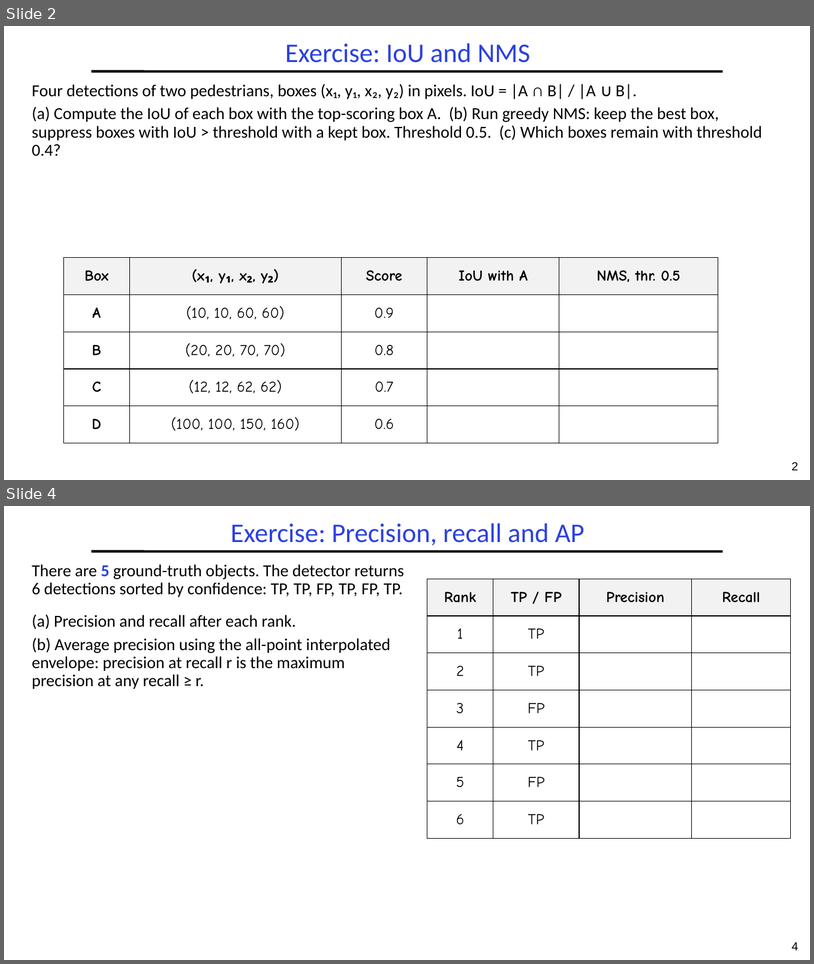
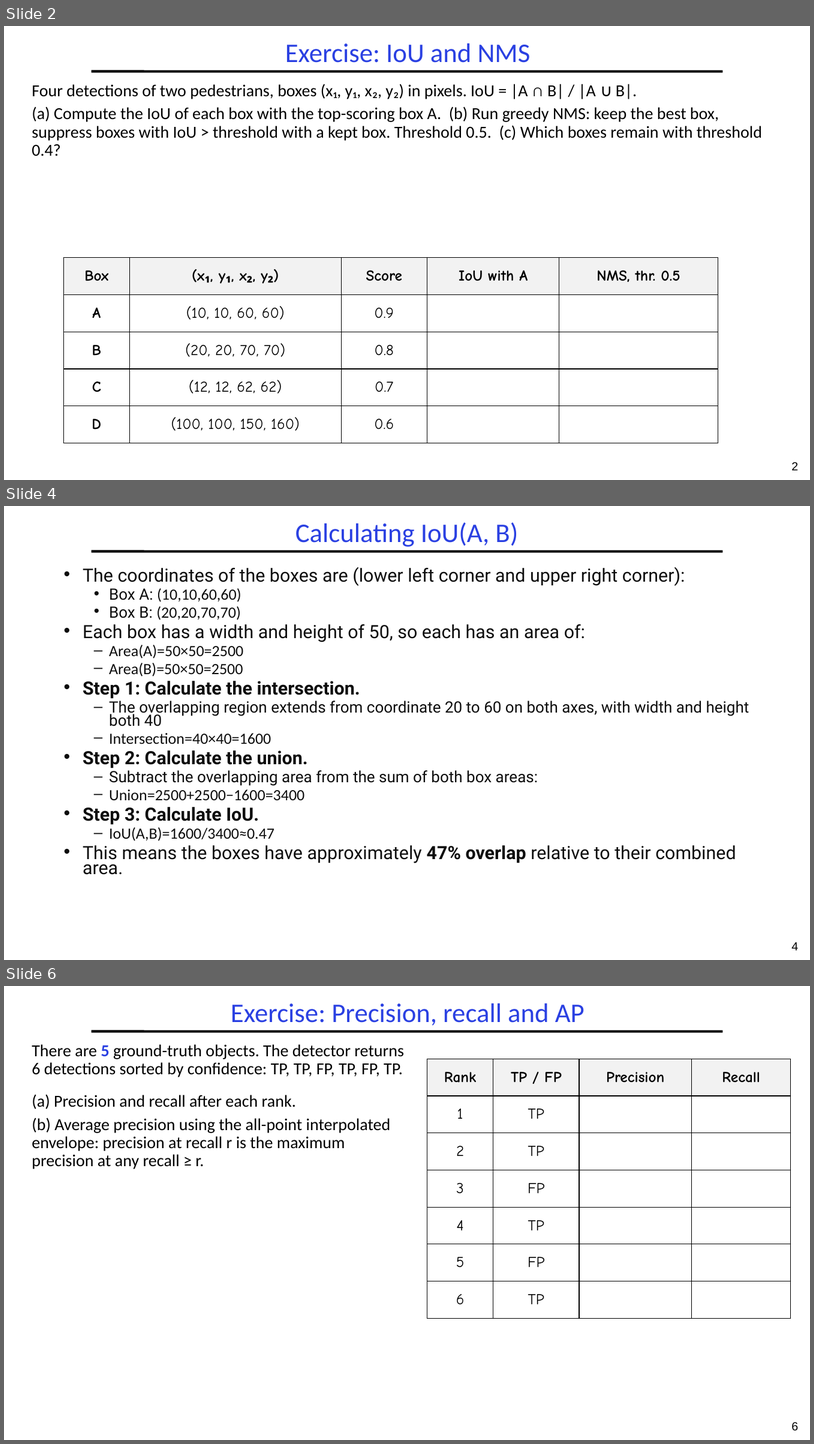
Before and after one commit to guhofstra/CSC144V, a slide deck: Exercises/L5-Exercises ANS.pptx. Shown one above the other, each under a label of ours: slides 2 and 4 before the commit, slides 2, 4 and 6 after it; the slides between them are not shown. The pictures are 814x964 and 814x1444 pixels, drawn with LibreOffice and Linux fonts; fonts in the diff are those of the drawing. Boxes give left, top, right and bottom in pixels: in the first picture for what was removed or moved away, otherwise in the second. Text is boxed around its words. In the diff, an @@ line names an element or a change of style, - is before the commit and + after.

```diff
--- a/Exercises/L5-Exercises ANS.pptx
+++ b/Exercises/L5-Exercises ANS.pptx
@@ slide 4 added at [4,506,810,960], background #FFFFFF; not listed: 2 template elements that a slide beside it also shows @@
@@ title added at [296,522,518,547], 32 pt, text #2A40E2 @@
+Calculating IoU(A, B)
@@ text added at [83,567,750,874], 18.6 pt, text #0D0D0D @@
+• The coordinates of the boxes are (lower left corner and upper right corner):
+  • Box A: (10,10,60,60)
+  • Box B: (20,20,70,70)
+• Each box has a width and height of 50, so each has an area of:
+  – Area(A)=50×50=2500
+  – Area(B)=50×50=2500
+• Step 1: Calculate the intersection.
+  – The overlapping region extends from coordinate 20 to 60 on both axes, with width and height both 40
+  – Intersection=40×40=1600
+• Step 2: Calculate the union.
+  – Subtract the overlapping area from the sum of both box areas:
+  – Union=2500+2500−1600=3400
+• Step 3: Calculate IoU.
+  – IoU(A,B)=1600/3400≈0.47
+• This means the boxes have approximately 47% overlap relative to their combined area.
@@ what was slide 4 is now slide 6 @@
@@ page number at [792,1422,798,1431]: text changed @@
-4
+6
```
Also in this commit, not shown: 1 slide changed, 1 other slide added, 7 other files.
